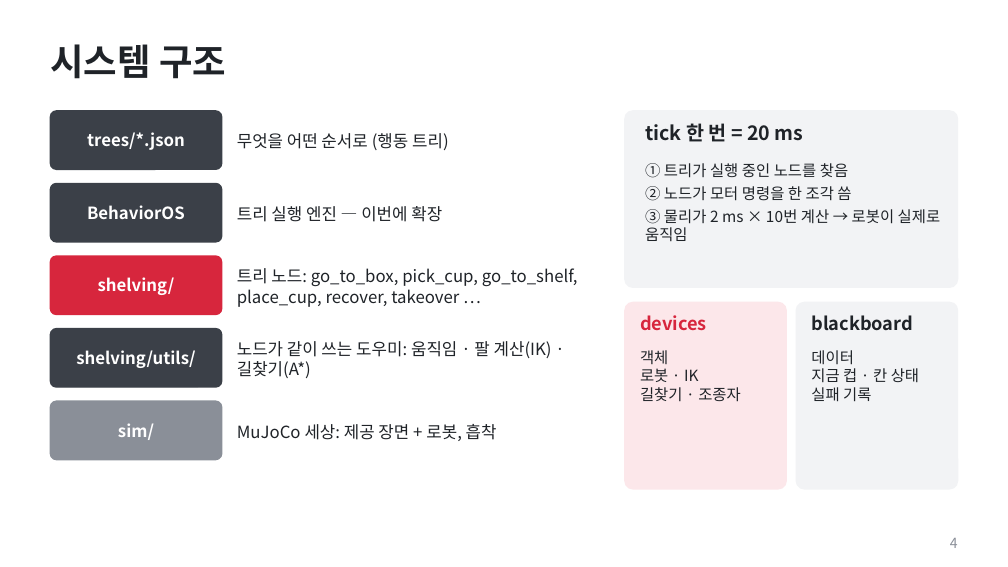
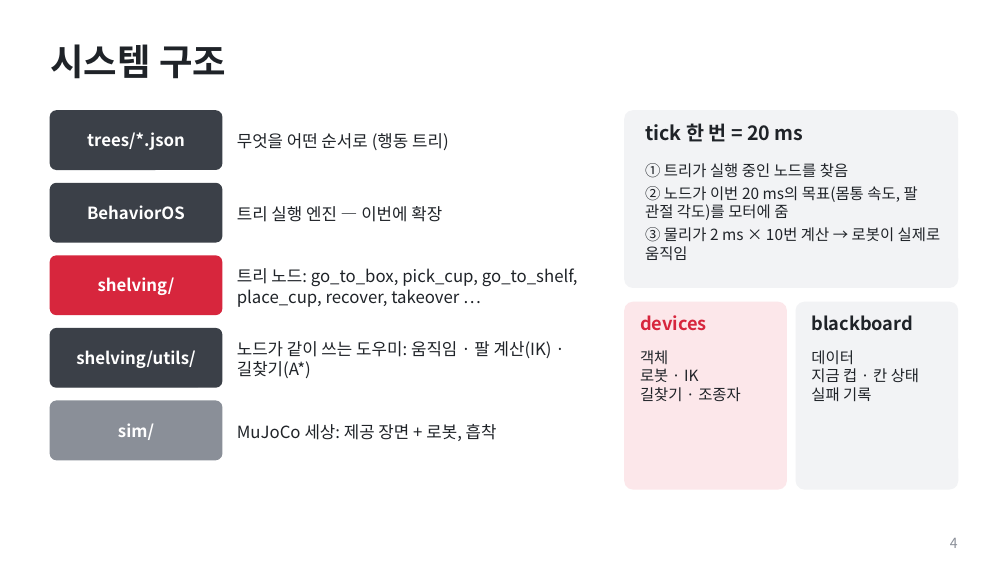
Before and after one commit to hayoung0Lee/cupramen, a slide deck: slide 4 of presentation/cupramen_deck.pptx. Drawn at 1008x567 pixels with LibreOffice and Linux fonts; fonts in the diff are those of the drawing. Boxes give left, top, right and bottom in pixels: in the first picture for what was removed or moved away, otherwise in the second. Text is boxed around its words. In the diff, an @@ line names an element or a change of style, - is before the commit and + after.

```diff
--- a/presentation/cupramen_deck.pptx
+++ b/presentation/cupramen_deck.pptx
@@ text at (x1=645, y1=186, x2=918, y2=220): text changed @@
-② 노드가 모터 명령을 한 조각 씀
+② 노드가 이번 20 ms의 목표(몸통 속도, 팔 관절 각도)를 모터에 줌
```
Also in this commit, not shown: 1 other file.
